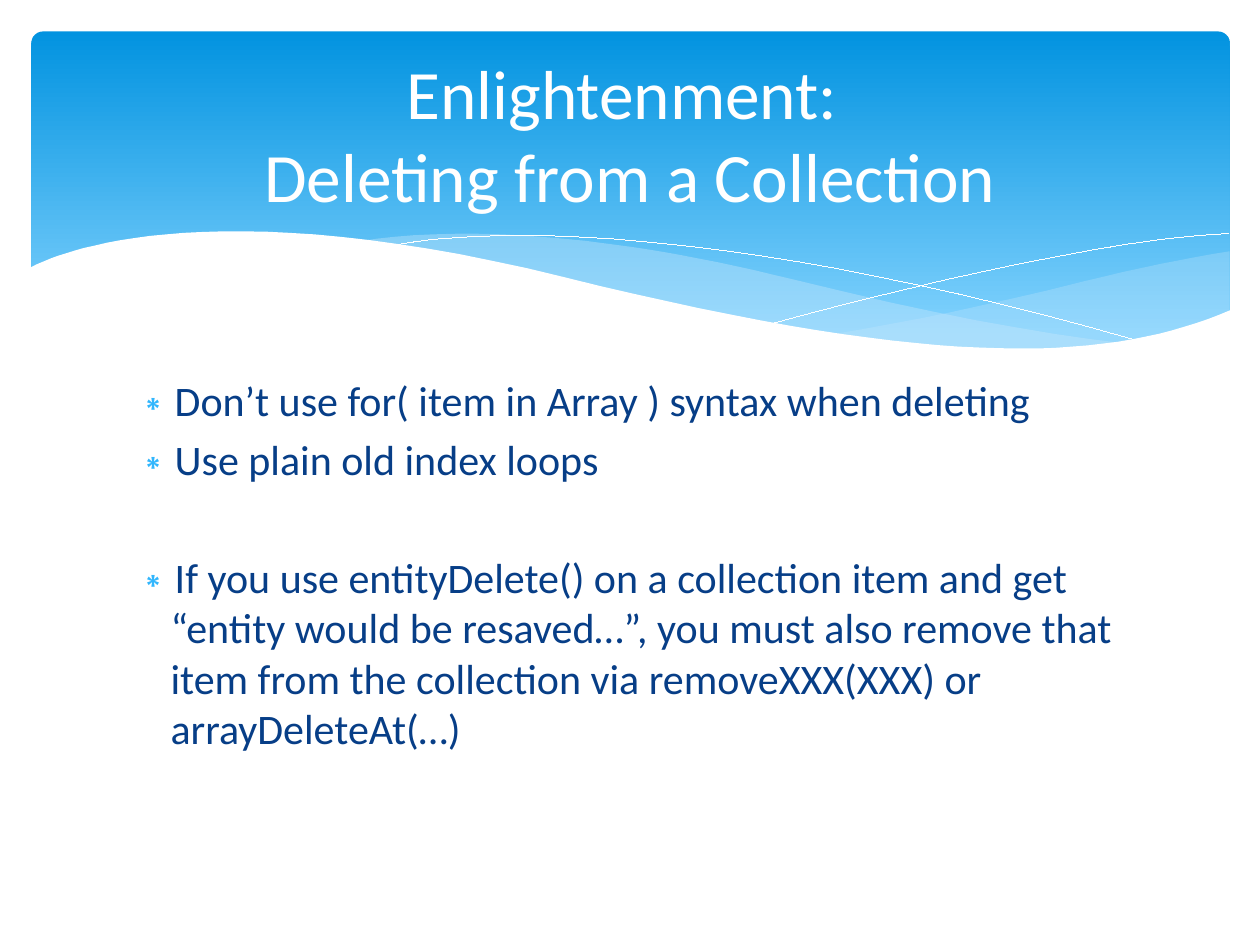
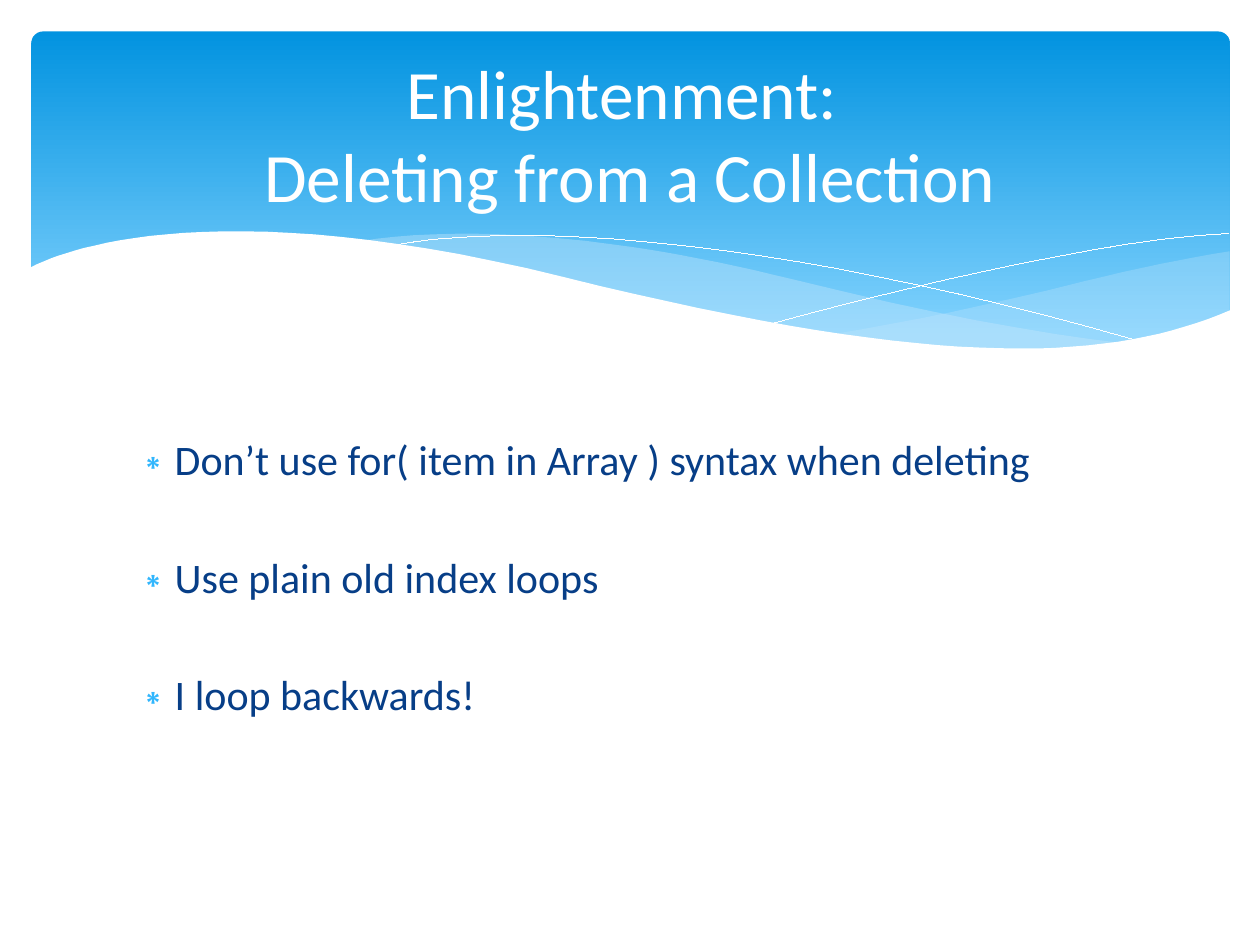
Before and after one commit to marcesher/mxunit-cfmeetups, a slide deck: slide 47 of CFObjective_ORMZen/preso/orm_zen.ppt.pptx (slide 46 before the commit). Drawn at 1260x945 pixels with LibreOffice and Linux fonts; fonts in the diff are those of the drawing. Boxes give left, top, right and bottom in pixels: in the first picture for what was removed or moved away, otherwise in the second. Text is boxed around its words. In the diff, an @@ line names an element or a change of style, - is before the commit and + after.

```diff
--- a/CFObjective_ORMZen/preso/orm_zen.ppt.pptx
+++ b/CFObjective_ORMZen/preso/orm_zen.ppt.pptx
@@ text at [175, 680, 475, 717]: text changed @@
-∗ If you use entityDelete() on a collection item and get “entity would be resaved…”, you must also remove that item from the collection via removeXXX(XXX) or arrayDeleteAt(…)
+∗ I loop backwards!
```
Also in this commit, not shown: 13 other slides changed, 1 slide added.
